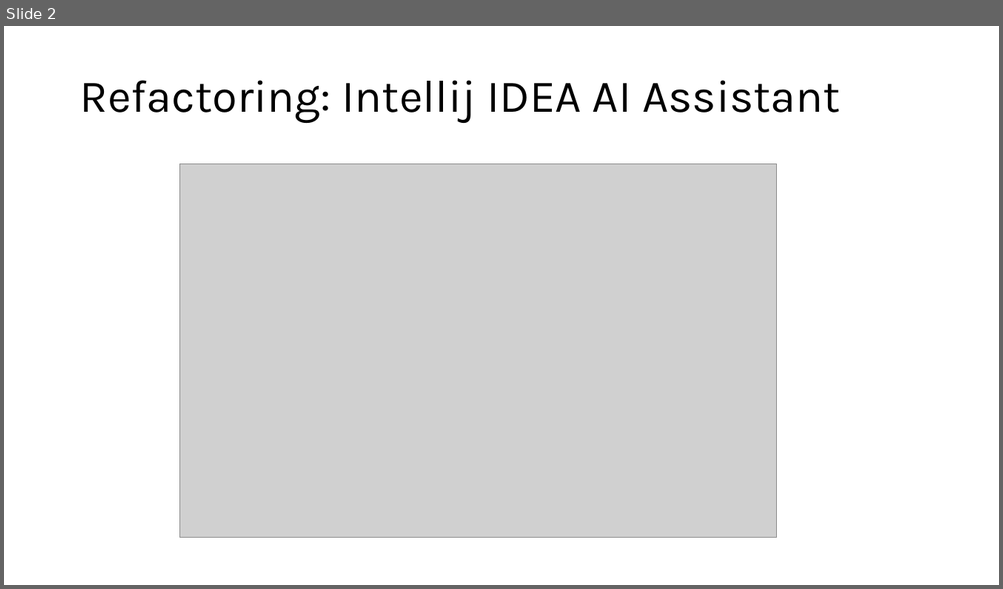
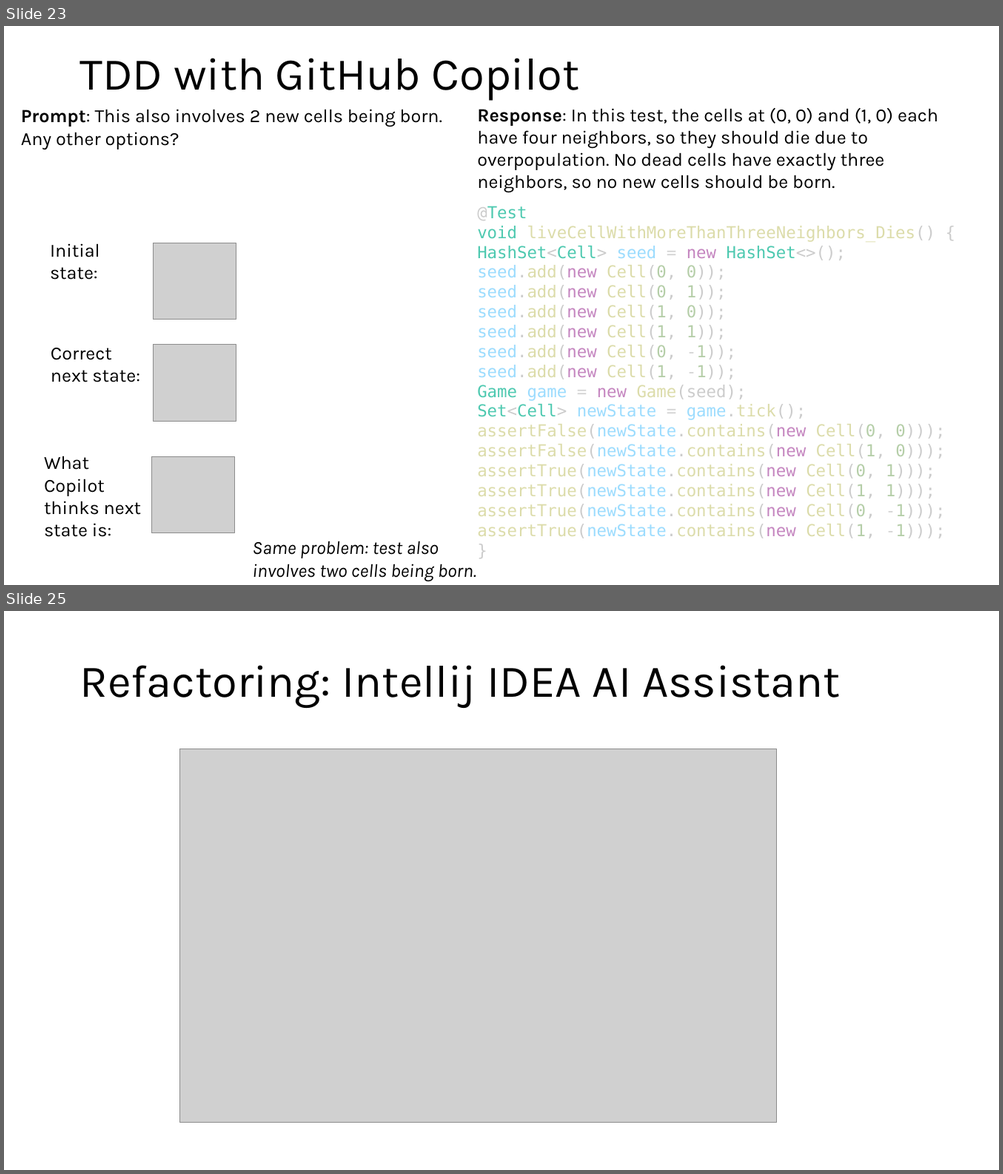
Before and after one commit to steverb1/Decks, a slide deck: refactoring.pptx. Shown one above the other, each under a label of ours: slide 2 before the commit, slides 23 and 25 after it; the slides between them are not shown. The pictures are 1003x589 and 1003x1174 pixels, drawn with LibreOffice and Linux fonts; fonts in the diff are those of the drawing; grey boxes stand for pictures. Boxes give left, top, right and bottom in pixels: in the first picture for what was removed or moved away, otherwise in the second. Text is boxed around its words. In the diff, an @@ line names an element or a change of style, - is before the commit and + after.

```diff
--- a/refactoring.pptx
+++ b/refactoring.pptx
@@ slide 23 added at [4, 26, 999, 585], background #FFFFFF @@
@@ title added at [79, 58, 580, 101], 44 pt, text #000000 @@
+TDD with GitHub Copilot
@@ text added at [21, 109, 442, 150], 18 pt, text #000000 @@
+Prompt: This also involves 2 new cells being born. Any other options?
@@ text added at [477, 108, 938, 193], 18 pt, text #000000 @@
+Response: In this test, the cells at (0, 0) and (1, 0) each have four neighbors, so they should die due to overpopulation. No dead cells have exactly three neighbors, so no new cells should be born.
@@ text added at [477, 206, 945, 539], 16 pt, text #DCDCAA @@
+@Test
+void liveCellWithMoreThanThreeNeighbors_Dies() {
+HashSet<Cell> seed = new HashSet<>();
+seed.add(new Cell(0, 0));
+seed.add(new Cell(0, 1));
+seed.add(new Cell(1, 0));
+seed.add(new Cell(1, 1));
+seed.add(new Cell(0, -1));
+seed.add(new Cell(1, -1));
+Game game = new Game(seed);
+Set<Cell> newState = game.tick();
+assertFalse(newState.contains(new Cell(0, 0))); assertFalse(newState.contains(new Cell(1, 0))); assertTrue(newState.contains(new Cell(0, 1)));
+assertTrue(newState.contains(new Cell(1, 1)));
+assertTrue(newState.contains(new Cell(0, -1)));
+assertTrue(newState.contains(new Cell(1, -1)));
+}
@@ text added at [50, 244, 100, 280], 18 pt, text #000000 @@
+Initial state:
@@ picture added at [153, 243, 236, 320] @@
@@ text added at [51, 348, 140, 383], 18 pt, text #000000 @@
+Correct next state:
@@ picture added at [153, 345, 236, 421] @@
@@ text added at [44, 456, 141, 537], 18 pt, text #000000 @@
+What Copilot thinks next state is:
@@ picture added at [152, 457, 235, 534] @@
@@ text added at [252, 541, 476, 582], 18 pt, text #000000, italic @@
+Same problem: test also involves two cells being born.
@@ what was slide 2 is now slide 25 @@
```
Also in this commit, not shown: 22 other slides added.
